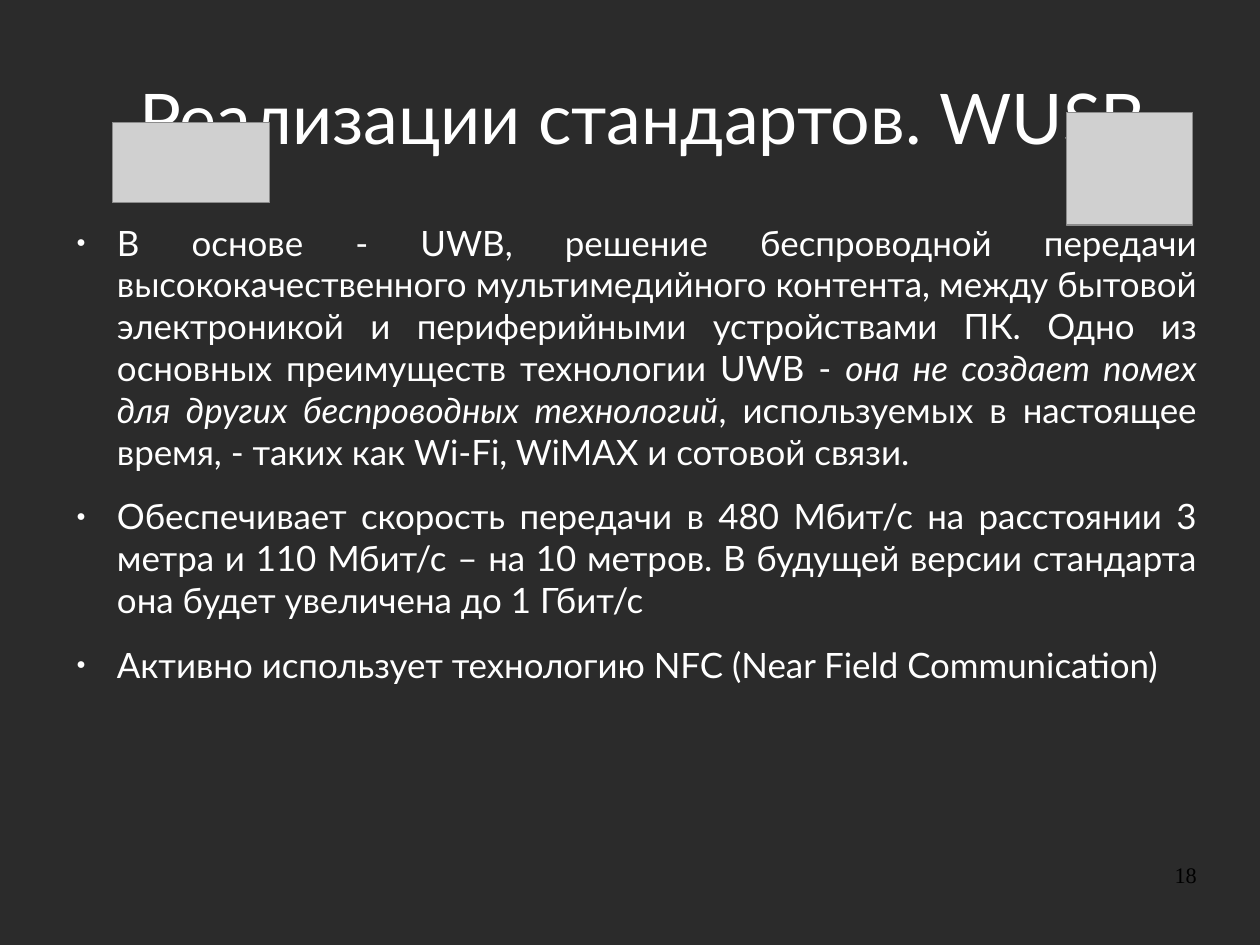
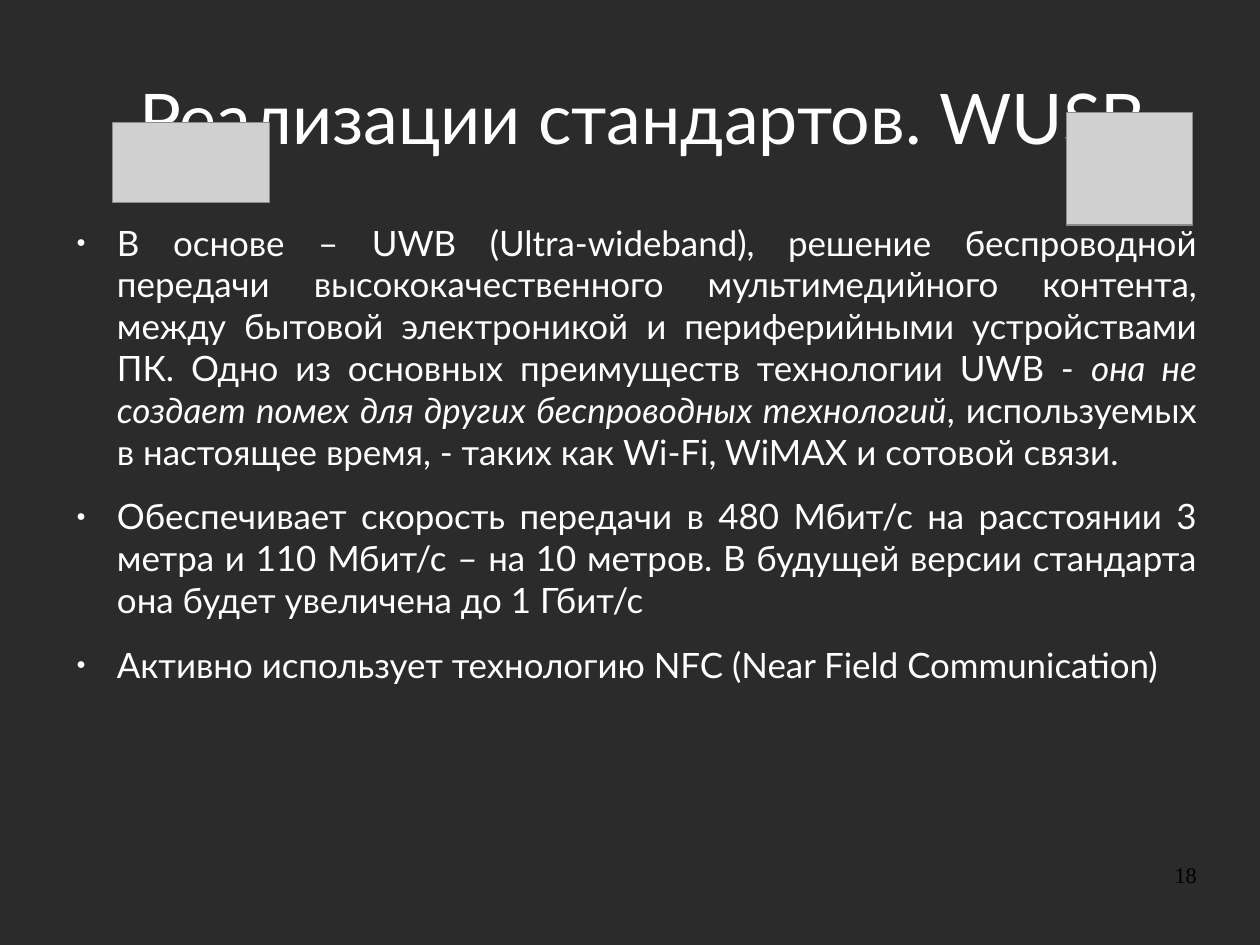
Before and after one commit to aeremenok/a-team-777, a slide deck: slide 18 of 10/smm/doc/eav_wireless.odp. Drawn at 1260x945 pixels with LibreOffice and Linux fonts; fonts in the diff are those of the drawing; grey boxes stand for pictures; background and template pictures are left out; a plain dark background stands for a picture behind light text. Boxes give left, top, right and bottom in pixels: in the first picture for what was removed or moved away, otherwise in the second. Text is boxed around its words. In the diff, an @@ line names an element or a change of style, - is before the commit and + after.

```diff
--- a/10/smm/doc/eav_wireless.odp
+++ b/10/smm/doc/eav_wireless.odp
@@ text at bbox=[117, 229, 1197, 471]: text changed @@
-● В основе - UWB, решение беспроводной передачи высококачественного мультимедийного контента, между бытовой электроникой и периферийными устройствами ПК. Одно из основных преимуществ технологии UWB - она не создает помех для других беспроводных технологий, используемых в настоящее время, - таких как Wi-Fi, WiMAX и сотовой связи.
+● В основе – UWB (Ultra-wideband), решение беспроводной передачи высококачественного мультимедийного контента, между бытовой электроникой и периферийными устройствами ПК. Одно из основных преимуществ технологии UWB - она не создает помех для других беспроводных технологий, используемых в настоящее время, - таких как Wi-Fi, WiMAX и сотовой связи.
```
Also in this commit, not shown: 7 other slides changed, 1 slide removed.
